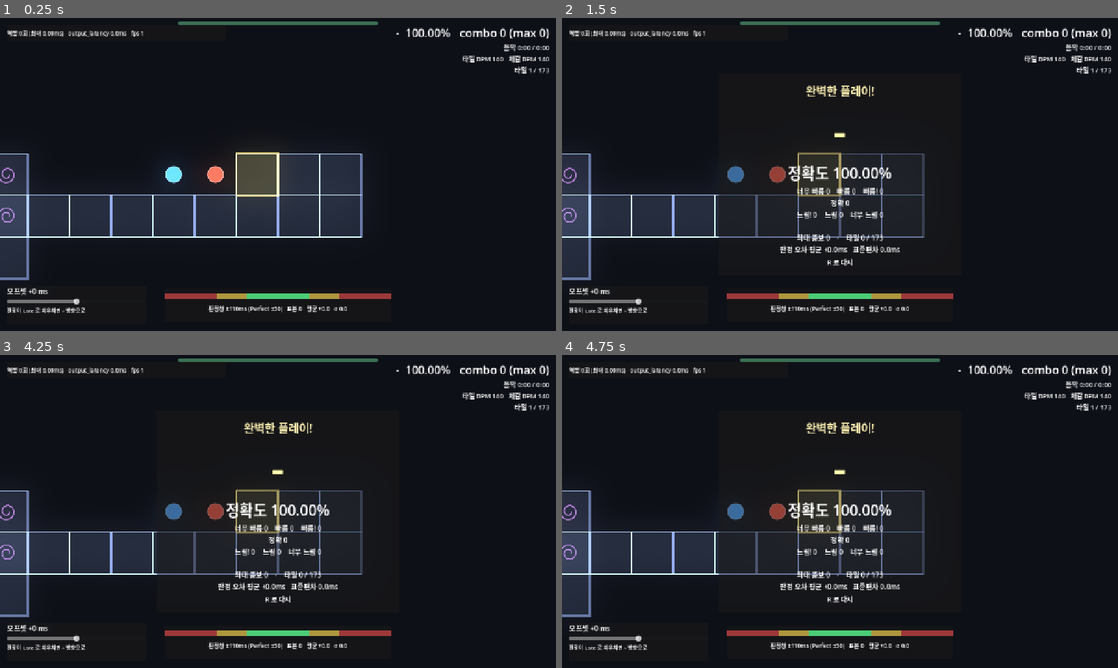
Above: before the commit, frames 1-4 (two rows, left to right).
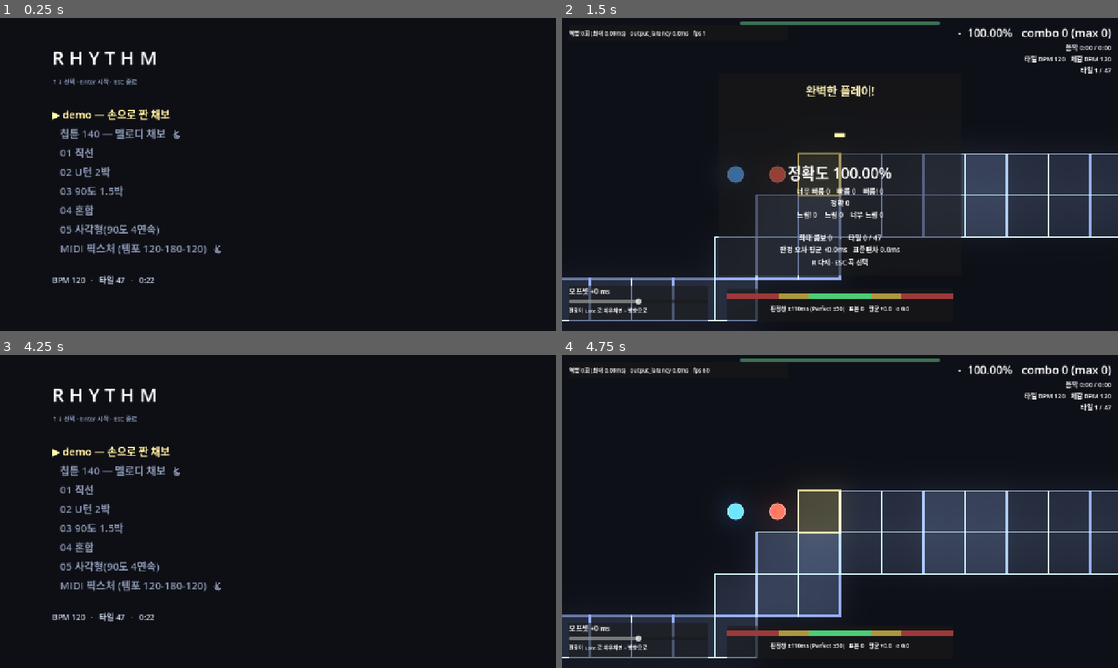
Above: after the commit, the same moments.

Repository: gook-lab/rhythm-godot
Game: Godot game, scene res://scenes/SongSelect.tscn
Same seed, same stepped clock (60 frames per second), same inputs: the game is played once before the commit and once after it. Before the commit the project starts from res://scenes/Main.tscn. Sound files missing from this copy of the repository are replaced by a short silence.
Inputs (mouse positions are in pixels of both pictures, inside the frame that each line leads up to):
- Up to frame 1 (0.25 s): no input
- Up to frame 2 (1.5 s): tap Enter at 0.5 s; move the mouse to (962, 158) at 0.52 s; hold Up 0.53-1.28 s; tap Shift at 0.6 s; click (962, 158) at 0.67 s; tap Space at 0.77, 1.07 s; tap Ctrl at 0.8, 1.35 s; move the mouse to (728, 190) at 1.27 s; hold Down from 1.28 s (still down)
- Up to frame 3 (4.25 s): tap Space at 1.52, 1.82, 2, 3.02, 3.32, 3.5, 3.77, 4.07 s; tap Alt at 1.55, 2.1 s; move the mouse to (333, 442) at 2.02 s; release Down at 2.03 s; hold Up 2.03-3.53 s; tap Tab at 2.3, 2.85 s; tap Enter at 2.75, 3.05, 3.6 s; move the mouse to (250, 574) at 2.77 s; click (250, 574) at 2.92 s; move the mouse to (444, 558) at 3.52 s; hold Down from 3.53 s (still down); tap Keypad Enter at 3.8 s; tap Escape at 4.15 s
- Up to frame 4 (4.75 s): keep holding Down; move the mouse to (673, 464) at 4.27 s; tap Keypad Enter at 4.35 s; tap Space at 4.52 s; tap F at 4.55 s

The runs differ from the first frame. In frame 1, 19% of the frame differs, in the area x 0-99%, y 1-95%; in frame 2, 18%; in frame 3, 14%; in frame 4, 26%, in the area x 0-100%, y 4-97%.

Commit message:
feat: 게임 셸 — 곡 선택 · ESC 일시정지 · 멀티키 판정 · 히트사운드
## 곡 선택 (SongSelect.tscn — 새 메인 씬)
charts/*.tres 스캔, 제목·BPM·타일 수·길이 표시, ↑↓/Enter, 마지막 선택 기억.
길이는 오디오 파일이 아니라 '채보 마지막 히트 시각' — 테스트 채보들이
60초 클릭 트랙을 공유해서 오디오 길이는 오해를 부른다.
GameState autoload 로 Main 에 전달(change_scene 은 _ready 전 프로퍼티 주입이
안 되므로 표준 패턴). 익스포트 빌드의 .tres.remap 함정 처리.

## ESC 일시정지
설계 정합이 핵심: stream_paused 는 get_playback_position() 을 얼린다.
언 클럭 = 시간이 안 흐름 = 감시자가 미스를 안 낸다 — 별도의 시각
저장/복원이 필요 없다. 실측(InputRunner): 90프레임 정지 동안 클럭 드리프트
0.0ms · 판정 0건 · 타일 정지. 재시작은 일시정지 중에도 동작(상태 정리 포함).

## 멀티키 판정
얼불춤처럼 거의 모든 키가 판정키다 — 양손 교타가 가능해야 빠른 구간에서
손맛이 산다. R/ESC/수식키만 예약. 테스트는 타일 하나를 F 키로 친다.

## 히트사운드 (assets/hit.wav, 28ms 2kHz)
키를 누른 '그 순간'을 귀로 돌려준다. 곡의 박과 내 입력음의 어긋남이 곧
내 오차라, 화면 판정보다 빠른 캘리브레이션 도구다(얼불춤 hitsound 상당).

## 결과 화면에서 ESC -> 곡 선택 복귀. tools/gen_all.sh (클론 후 자산 일괄 재생성).

테스트: 곡선택 러너 신설(스캔 8종·탐색 경계·선택 저장, change_scene 은
러너 자신을 갈아치우므로 suppress 시임으로 억제) · InputRunner 에 일시정지
4단정 + 멀티키 추가. 전판 그린: 단위 134 · 조작 · 곡선택 · 스모크(song140 P
/ test_song P) · 엔진 교차검증 0.004ms.

Diff:
--- a/project.godot
+++ b/project.godot
@@ -10,7 +10,7 @@
 
 config/name="rhythm-godot"
 config/description="ADOFAI형 원버튼 리듬게임. 타일 각도가 곧 대기 박자 수."
-run/main_scene="res://scenes/Main.tscn"
+run/main_scene="res://scenes/SongSelect.tscn"
 config/features=PackedStringArray("4.7", "Forward Plus")
 
 [autoload]
@@ -20,6 +20,7 @@
 ;   2. AudioStreamPlayer 를 자기 자식으로 소유하므로
 ;      reload_current_scene() 해도 해제된 노드를 가리키지 않는다.
 AudioClock="*res://scenes/AudioClock.tscn"
+GameState="*res://scripts/GameState.gd"
 
 [display]
 
--- a/scenes/Main.tscn
+++ b/scenes/Main.tscn
@@ -8,6 +8,7 @@
 [ext_resource type="Script" path="res://scripts/TimingBar.gd" id="6_bar"]
 [ext_resource type="Script" path="res://scripts/TilePath.gd" id="9_tile"]
 [ext_resource type="Resource" path="res://charts/song140.tres" id="7_chart"]
+[ext_resource type="AudioStream" path="res://assets/hit.wav" id="10_hit"]
 
 [sub_resource type="Environment" id="Env_1"]
 background_mode = 3
@@ -50,6 +51,11 @@
 offset_bottom = 70.0
 theme_override_font_sizes/font_size = 26
 
+[node name="HitSound" type="AudioStreamPlayer" parent="."]
+stream = ExtResource("10_hit")
+volume_db = -8.0
+max_polyphony = 4
+
 [node name="Judge" type="Node" parent="."]
 script = ExtResource("4_judge")
 
@@ -154,7 +160,33 @@
 [node name="Footer" type="Label" parent="UI/ResultPanel/Margin/VBox"]
 theme_override_font_sizes/font_size = 15
 horizontal_alignment = 1
-text = "R 로 다시"
+text = "R 다시 · ESC 곡 선택"
+
+[node name="PausePanel" type="PanelContainer" parent="UI"]
+visible = false
+anchor_left = 0.5
+anchor_top = 0.5
+anchor_right = 0.5
+anchor_bottom = 0.5
+offset_left = -190.0
+offset_top = -70.0
+offset_right = 190.0
+offset_bottom = 70.0
+grow_horizontal = 2
+grow_vertical = 2
+
+[node name="VBox" type="VBoxContainer" parent="UI/PausePanel"]
+theme_override_constants/separation = 8
+
+[node name="T" type="Label" parent="UI/PausePanel/VBox"]
+theme_override_font_sizes/font_size = 34
+horizontal_alignment = 1
+text = "일시정지"
+
+[node name="H" type="Label" parent="UI/PausePanel/VBox"]
+theme_override_font_sizes/font_size = 15
+horizontal_alignment = 1
+text = "ESC 재개 · R 재시작"
 
 [node name="HUD" type="VBoxContainer" parent="UI"]
 anchor_left = 1.0
--- /dev/null
+++ b/scenes/SongSelect.tscn
@@ -0,0 +1,53 @@
+[gd_scene load_steps=2 format=3]
+
+[ext_resource type="Script" path="res://scripts/SongSelect.gd" id="1_sel"]
+
+[node name="SongSelect" type="Control"]
+layout_mode = 3
+anchors_preset = 15
+anchor_right = 1.0
+anchor_bottom = 1.0
+script = ExtResource("1_sel")
+
+[node name="Margin" type="MarginContainer" parent="."]
+layout_mode = 1
+anchors_preset = 15
+anchor_right = 1.0
+anchor_bottom = 1.0
+theme_override_constants/margin_left = 120
+theme_override_constants/margin_top = 60
+theme_override_constants/margin_right = 120
+theme_override_constants/margin_bottom = 60
+
+[node name="VBox" type="VBoxContainer" parent="Margin"]
+layout_mode = 2
+theme_override_constants/separation = 14
+
+[node name="Title" type="Label" parent="Margin/VBox"]
+layout_mode = 2
+theme_override_font_sizes/font_size = 44
+text = "R H Y T H M"
+
+[node name="Sub" type="Label" parent="Margin/VBox"]
+layout_mode = 2
+theme_override_font_sizes/font_size = 14
+modulate = Color(0.55, 0.6, 0.72, 1)
+text = "↑↓ 선택 · Enter 시작 · ESC 종료"
+
+[node name="Spacer" type="Control" parent="Margin/VBox"]
+layout_mode = 2
+custom_minimum_size = Vector2(0, 18)
+
+[node name="List" type="VBoxContainer" parent="Margin/VBox"]
+layout_mode = 2
+theme_override_constants/separation = 8
+
+[node name="Spacer2" type="Control" parent="Margin/VBox"]
+layout_mode = 2
+custom_minimum_size = Vector2(0, 14)
+
+[node name="Info" type="Label" parent="Margin/VBox"]
+layout_mode = 2
+theme_override_font_sizes/font_size = 18
+modulate = Color(0.8, 0.85, 0.95, 1)
+text = "..."
--- a/scripts/AudioClock.gd
+++ b/scripts/AudioClock.gd
@@ -73,6 +73,7 @@
 		push_error("AudioClock.start() called with null stream")
 		return
 	_player.stop()
+	_player.stream_paused = false   # 일시정지 중 재시작해도 깨끗하게
 	_player.stream = stream
 	_last_ms = -INF
 	clamp_hits = 0
@@ -84,6 +85,14 @@
 
 func stop() -> void:
 	_player.stop()
+
+
+## 일시정지. stream_paused 는 get_playback_position() 을 얼린다 —
+## 언 클럭 = 시간이 안 흐름 = 감시자가 미스를 안 낸다.
+## 별도의 '일시정지 시각 저장/복원'이 필요 없는 이유다.
+## (멈춘 동안 since_mix 가 믹스 청크 안에서 진동하지만 단조 클램프가 잡는다)
+func set_paused(p: bool) -> void:
+	_player.stream_paused = p
 
 
 func is_playing() -> bool:
--- /dev/null
+++ b/scripts/GameState.gd
@@ -0,0 +1,9 @@
+extends Node
+
+## 씬 사이를 건너는 최소 상태. 곡 선택 화면이 고르고 Main 이 읽는다.
+##
+## Godot 의 change_scene 은 새 씬의 _ready 전에 프로퍼티를 넣을 방법이 없어서
+## 이런 전달은 autoload 가 표준 패턴이다. 여기엔 '선택'만 둔다 —
+## 점수·체력 같은 플레이 상태는 Main/Score 소유이고 여기 두면 안 된다.
+
+var selected_chart := ""
--- a/scripts/Main.gd
+++ b/scripts/Main.gd
@@ -67,6 +67,8 @@
 @onready var _r_acc: Label = $UI/ResultPanel/Margin/VBox/Accuracy
 @onready var _r_break: Label = $UI/ResultPanel/Margin/VBox/Breakdown
 @onready var _health: ProgressBar = $UI/HealthBar
+@onready var _pause_panel: PanelContainer = $UI/PausePanel
+@onready var _hitsound: AudioStreamPlayer = $HitSound
 
 var _hit_times := PackedFloat32Array()
 var _positions := PackedVector2Array()
@@ -100,6 +102,11 @@
 
 
 func _ready() -> void:
+	# 곡 선택 화면이 고른 차트가 있으면 그걸 쓴다. 없으면(테스트·직접 실행) 인스펙터 값.
+	if GameState.selected_chart != "":
+		var c: Chart = load(GameState.selected_chart)
+		if c != null:
+			chart = c
 	if chart == null or not chart.is_valid():
 		push_error("Main.chart 가 비었거나 불완전하다. 인스펙터에서 .tres 를 물려라.")
 		set_process(false)
@@ -121,7 +128,16 @@
 	_restart()
 
 
+func _toggle_pause() -> void:
+	_paused = not _paused
+	AudioClock.set_paused(_paused)
+	_pause_panel.visible = _paused
+
+
 func _restart() -> void:
+	_paused = false
+	AudioClock.set_paused(false)
+	_pause_panel.visible = false
 	_idx = 1
 	_vis = 1
 	_finished = false
@@ -193,7 +209,7 @@
 		_shake_t += delta
 		_shake = maxf(0.0, _shake - delta * SHAKE_DECAY)
 
-	if _finished or not AudioClock.is_warm():
+	if _paused or _finished or not AudioClock.is_warm():
 		return
 	var t := AudioClock.judged_ms()
 
@@ -283,11 +299,24 @@
 	# 크래시가 아니라 조용히 틀리는 종류라 가장 찾기 어렵다.
 	if not k.pressed or k.echo:
 		return
+	if k.keycode == KEY_ESCAPE:
+		if _finished:
+			get_tree().change_scene_to_file("res://scenes/SongSelect.tscn")
+		else:
+			_toggle_pause()
+		return
 	if k.keycode == KEY_R:
 		_restart()
 		return
-	if _finished or k.keycode != KEY_SPACE:
-		return
+	if _paused or _finished:
+		return
+	# 얼불춤처럼 거의 모든 키를 판정키로 받는다 — 양손 교타가 가능해야
+	# 빠른 구간에서 손맛이 산다. 예약키(R/ESC)와 수식키만 뺀다.
+	if k.keycode in [KEY_SHIFT, KEY_CTRL, KEY_ALT, KEY_META, KEY_CAPSLOCK, KEY_TAB]:
+		return
+	# 입력 즉시 히트사운드 — 판정보다 빠른 피드백. 곡의 클릭과 내 입력음의
+	# 어긋남이 곧 내 오차라서, 이게 손맛 캘리브레이션의 핵심 도구다.
+	_hitsound.play()
 	# 워밍업 중 입력을 여기서 막는다. 안 막으면 곡 맨 앞 입력이
 	# 이유 없이 Miss 로 기록되어 산포 표본을 오염시킨다.
 	if not AudioClock.is_warm():
@@ -315,6 +344,7 @@
 
 var _prev_combo := 0
 var _go_until := 0.0
+var _paused := false
 
 
 static func _verdict_color(v: Judge.Verdict) -> Color:
--- /dev/null
+++ b/scripts/SongSelect.gd
@@ -0,0 +1,106 @@
+extends Control
+
+## 곡 선택. charts/ 의 .tres 를 스캔해 목록으로 보여준다.
+##
+## 조작: ↑↓ 이동 · Enter/Space 시작 · ESC 종료
+##
+## 익스포트 빌드 함정: PCK 안에서는 리소스가 "foo.tres.remap" 으로 보일 수 있다.
+## 확장자를 자를 때 .remap 을 먼저 벗긴다.
+
+const CHART_DIR := "res://charts"
+
+var _entries: Array = []   # [{path, title, bpm, tiles, secs}]
+var _sel := 0
+
+## 테스트 시임. 헤드리스 테스트가 씬 전환을 억제하고 선택 로직만 검증한다 —
+## change_scene 은 테스트 러너 자신(current_scene)을 갈아치워 테스트가 죽기 때문.
+var suppress_scene_change := false
+
+@onready var _list: VBoxContainer = $Margin/VBox/List
+@onready var _info: Label = $Margin/VBox/Info
+
+
+func _ready() -> void:
+	_entries = _scan_charts()
+	# 마지막에 고른 곡을 기억한다
+	for i in range(_entries.size()):
+		if _entries[i].path == GameState.selected_chart:
+			_sel = i
+	_rebuild()
+
+
+## 차트 목록. 파일 이름이 아니라 리소스 안의 제목·수치를 보여준다 —
+## 고르는 기준은 파일명이 아니라 '어떤 곡인가'다.
+func _scan_charts() -> Array:
+	var out: Array = []
+	var d := DirAccess.open(CHART_DIR)
+	if d == null:
+		push_error("charts/ 를 열 수 없다")
+		return out
+	d.list_dir_begin()
+	var f := d.get_next()
+	while f != "":
+		var name := f.trim_suffix(".remap")
+		if name.ends_with(".tres"):
+			var path := CHART_DIR + "/" + name
+			var c: Chart = load(path)
+			if c != null and c.is_valid():
+				# 길이는 오디오 파일이 아니라 '채보'의 마지막 히트 시각이다 —
+				# 테스트 채보들이 60초짜리 클릭 트랙을 공유해서 오디오 길이는 오해를 부른다.
+				var ht := ChartRuntime.hit_times_ms(c)
+				out.append({
+					"path": path,
+					"title": c.title if c.title != "" else name.get_basename(),
+					"bpm": c.bpm,
+					"tiles": c.angles.size() - 1,
+					"secs": ht[ht.size() - 1] / 1000.0 if ht.size() > 0 else 0.0,
+					"speed": c.speed_changes.size() > 0,
+				})
+		f = d.get_next()
+	out.sort_custom(func(a, b): return a.path < b.path)
+	return out
+
+
+func _rebuild() -> void:
+	for ch in _list.get_children():
+		ch.queue_free()
+	for i in range(_entries.size()):
+		var e: Dictionary = _entries[i]
+		var l := Label.new()
+		var mark := "▶ " if i == _sel else "   "
+		var extra := "  🐇" if e.speed else ""
+		l.text = "%s%s%s" % [mark, e.title, extra]
+		l.add_theme_font_size_override("font_size", 24)
+		if i == _sel:
+			l.modulate = Color(1.15, 1.05, 0.7)
+		else:
+			l.modulate = Color(0.55, 0.6, 0.72)
+		_list.add_child(l)
+	if _entries.is_empty():
+		_info.text = "차트가 없다 — python3 tools/make_charts.py"
+		return
+	var e: Dictionary = _entries[_sel]
+	_info.text = "BPM %.0f   ·   타일 %d   ·   %d:%02d" % [
+		e.bpm, e.tiles, int(e.secs) / 60, int(e.secs) % 60]
+
+
+func _input(event: InputEvent) -> void:
+	if not (event is InputEventKey):
+		return
+	var k := event as InputEventKey
+	if not k.pressed or k.echo:
+		return
+	match k.keycode:
+		KEY_UP:
+			_sel = maxi(0, _sel - 1)
+			_rebuild()
+		KEY_DOWN:
+			_sel = mini(_entries.size() - 1, _sel + 1)
+			_rebuild()
+		KEY_ENTER, KEY_SPACE, KEY_KP_ENTER:
+			if not _entries.is_empty():
+				GameState.selected_chart = _entries[_sel].path
+				if not suppress_scene_change:
+					get_tree().change_scene_to_file("res://scenes/Main.tscn")
+		KEY_ESCAPE:
+			get_tree().quit()
--- a/tests/InputRunner.gd
+++ b/tests/InputRunner.gd
@@ -33,6 +33,15 @@
 var _log: Array[String] = []
 var _echo_sent := false
 var _t0 := 0
+
+## 일시정지 검증 상태. idx==4 에 도달하면 ESC 로 멈추고 90프레임 뒤 재개한다.
+## 90프레임(~0.6초)은 미스 창(±110ms)을 한참 넘는다 — 일시정지가 클럭을 못 얼리면
+## 감시자가 그 사이 미스를 쏟아내므로 여기서 반드시 걸린다.
+var _pause_state := 0      # 0 대기 · 1 정지 중 · 2 완료
+var _pause_frames := 0
+var _pause_idx := 0
+var _pause_total := 0
+var _pause_clk := 0.0
 
 
 func _ready() -> void:
@@ -76,6 +85,30 @@
 
 	if _phase == "play":
 		var idx: int = _main.get("_idx")
+
+		# ── 일시정지 검증 ──
+		if _pause_state == 0 and idx == 4:
+			_pause_state = 1
+			_pause_idx = idx
+			_pause_total = int(_main.get_node("Score").total)
+			_pause_clk = float(AudioClock.judged_ms())
+			_press(KEY_ESCAPE)
+			return
+		if _pause_state == 1:
+			_pause_frames += 1
+			if _pause_frames < 90:
+				return
+			var drift := absf(float(AudioClock.judged_ms()) - _pause_clk)
+			_expect(int(_main.get("_idx")) == _pause_idx,
+				"일시정지 중 타일 정지 (%s)" % _main.get("_idx"))
+			_expect(int(_main.get_node("Score").total) == _pause_total,
+				"일시정지 중 판정 없음 (%d)" % _main.get_node("Score").total)
+			_expect(bool(_main.get("_paused")), "일시정지 상태 플래그")
+			_expect(drift < 15.0,
+				"일시정지 중 클럭 동결 (드리프트 %.1fms — 믹스 청크 이내)" % drift)
+			_pause_state = 2
+			_press(KEY_ESCAPE)   # 재개
+			return
 		if idx >= _hit.size():
 			_check_play()
 			return
@@ -84,7 +117,8 @@
 			var off: float = OFFSETS[k]
 			if off < 900.0 and float(AudioClock.judged_ms()) >= _hit[idx] + off:
 				_pressed[idx] = true
-				_press(KEY_SPACE)
+				# 타일 2 는 F 키 — 얼불춤처럼 거의 모든 키가 판정키여야 한다(양손 교타)
+				_press(KEY_F if idx == 2 else KEY_SPACE)
 				# 2) 키 리피트: 같은 프레임에 echo 를 세 번 더 보낸다.
 				#    걸러지지 않으면 idx 가 폭주한다.
 				if not _echo_sent:
@@ -148,6 +182,7 @@
 	_expect(score.deltas.size() == before_samples and before_samples > 0,
 		"R 재시작: 산포 표본은 남는다 (%d)" % score.deltas.size())
 	_expect(int(AudioClock.clamp_hits) == 0, "R 재시작: 클럭 카운터 리셋")
+	_expect(_pause_state == 2, "일시정지 검증이 실제로 수행됨")
 
 	_finish("")
 
--- /dev/null
+++ b/tests/SelectRunner.gd
@@ -0,0 +1,62 @@
+extends Node
+
+## 곡 선택 화면 검증.
+##   godot --headless res://tests/SelectScene.tscn
+##
+## change_scene 은 current_scene(이 러너)을 갈아치우므로 suppress_scene_change
+## 시임으로 억제하고, 스캔·탐색·선택 로직만 본다.
+
+var _fails := 0
+
+
+func ok(c: bool, w: String) -> void:
+	print("  %s %s" % ["ok  " if c else "FAIL", w])
+	if not c:
+		_fails += 1
+
+
+func key(code: int) -> InputEventKey:
+	var e := InputEventKey.new()
+	e.keycode = code
+	e.pressed = true
+	return e
+
+
+func _ready() -> void:
+	var sel: Control = load("res://scenes/SongSelect.tscn").instantiate()
+	sel.suppress_scene_change = true
+	add_child(sel)
+	await get_tree().process_frame
+
+	var entries: Array = sel.get("_entries")
+	print("차트 %d개 스캔" % entries.size())
+	ok(entries.size() >= 8, "차트 8개 이상 (t01~t05·demo·song140·test_song)")
+	for e in entries:
+		ok(e.bpm > 0 and e.tiles > 0 and e.secs > 0.0,
+			"%s — bpm %.0f · 타일 %d · %.1fs" % [e.title, e.bpm, e.tiles, e.secs])
+	var has_speed := false
+	for e in entries:
+		if e.speed:
+			has_speed = true
+	ok(has_speed, "속도 타일 곡 표시(🐇) 존재")
+
+	# 탐색: ↓↓↑ = 인덱스 1
+	sel._input(key(KEY_DOWN))
+	sel._input(key(KEY_DOWN))
+	sel._input(key(KEY_UP))
+	ok(int(sel.get("_sel")) == 1, "↓↓↑ -> 인덱스 1")
+	# 위 경계
+	for i in range(20):
+		sel._input(key(KEY_UP))
+	ok(int(sel.get("_sel")) == 0, "위 경계 고정")
+	# 아래 경계
+	for i in range(99):
+		sel._input(key(KEY_DOWN))
+	ok(int(sel.get("_sel")) == entries.size() - 1, "아래 경계 고정")
+
+	sel._input(key(KEY_ENTER))
+	ok(GameState.selected_chart == entries[entries.size() - 1].path,
+		"Enter -> GameState 에 선택 저장 (%s)" % GameState.selected_chart)
+
+	print("PASS" if _fails == 0 else "FAILED %d" % _fails)
+	get_tree().quit(_fails)
--- /dev/null
+++ b/tests/SelectScene.tscn
@@ -0,0 +1,6 @@
+[gd_scene load_steps=2 format=3]
+
+[ext_resource type="Script" path="res://tests/SelectRunner.gd" id="1_sr"]
+
+[node name="SelectRunner" type="Node"]
+script = ExtResource("1_sr")
Not shown, added: assets/hit.wav.import
Not shown: 1 places in scenes/Main.tscn that only renumber resources
Not shown, added: scripts/GameState.gd.uid
Not shown, added: scripts/SongSelect.gd.uid
Not shown, added: tests/SelectRunner.gd.uid
Not shown, changed: .gitignore
Not shown, changed: README.md
Not shown, added: tools/gen_all.sh
Not shown, added: tools/make_hitsound.py
